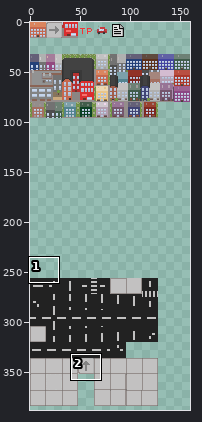
File history of a sprite sheet, assets/tilesets/level5_tileset.png. The first picture is a wide view before the edit; the outline marks the close-up.
Close-up. Old version:
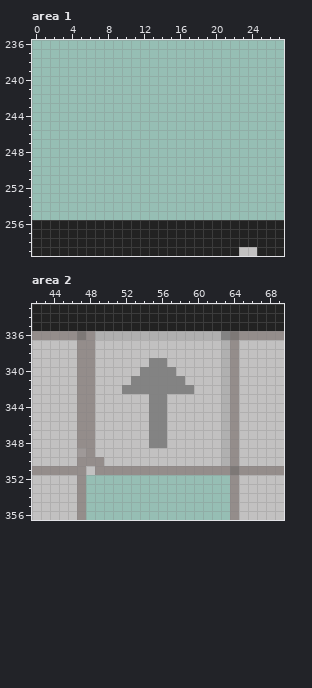
The file is 160x480 pixels. Pixels under 10% opacity are left out. Colours within 5 levels of each other are drawn and written as one. Shown: area 1: x 0..27, y 236..259; area 2: x 42..69, y 333..356. The wide view leaves out empty margins.
The same view after the edit:
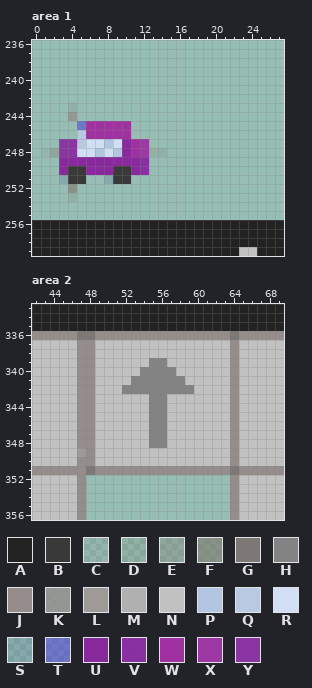
Palette (. is transparent): A #222222  B #393939  C #7b6f651c  D #7b6f652b  E #7b6f654c  F #7b6f658d  G #7d7876  H #838383  J #948d8b  K #948e8ccc  L #9f9998  M #b0b0b0  N #c2c1c1  P #b2c5e1  Q #b9c9e2  R #d1dff4  S #47578d33  T #391ae16e  U #8a289e  V #8828a1f2  W #a031a0  X #9d31a4f2  Y #8b35a4
From old to new:
{"where": "area 1"}
{"y":243,"x":4,"old":".","new":"D"}
{"y":244,"x":4,"old":".","new":"K"}
{"y":245,"x":5,"old":"......","new":"TWWWWW"}
{"y":246,"x":5,"old":"......","new":"QWWWWW"}
{"y":247,"x":3,"old":"..........","new":"YYQRRPRUWX"}
{"y":248,"x":1,"old":"..............","new":"CEYYRRPRPUWXDD"}
{"y":249,"x":3,"old":"..........","new":"UUUUUUUUUV"}
{"y":250,"x":3,"old":"..........","new":"UBBUUUBBUV"}
{"y":251,"x":3,"old":"...","new":"SBB"}
{"y":251,"x":8,"old":"...","new":"SBB"}
{"y":252,"x":4,"old":".","new":"F"}
{"y":253,"x":4,"old":".","new":"D"}
{"where": "area 2"}
{"y":336,"x":48,"old":"JMMMMMMMMMMMMMMH","new":"GJJJJJJJJJJJJJJJ"}
{"y":337,"x":63,"old":"M","new":"N"}
{"y":338,"x":63,"old":"M","new":"N"}
{"y":339,"x":63,"old":"M","new":"N"}
{"y":340,"x":63,"old":"M","new":"N"}
{"y":341,"x":63,"old":"M","new":"N"}
{"y":342,"x":63,"old":"M","new":"N"}
{"y":343,"x":63,"old":"M","new":"N"}
{"y":344,"x":63,"old":"M","new":"N"}
{"y":345,"x":63,"old":"M","new":"N"}
{"y":346,"x":63,"old":"M","new":"N"}
{"y":347,"x":63,"old":"M","new":"N"}
{"y":348,"x":63,"old":"M","new":"N"}
{"y":349,"x":63,"old":"M","new":"N"}
{"y":350,"x":49,"old":"J","new":"N"}
{"y":350,"x":63,"old":"M","new":"N"}
{"y":351,"x":48,"old":"N","new":"G"}
{"label":"added","picture_box":[41,103,167,202]}
{"label":"changed","picture_box":[86,331,230,475]}
